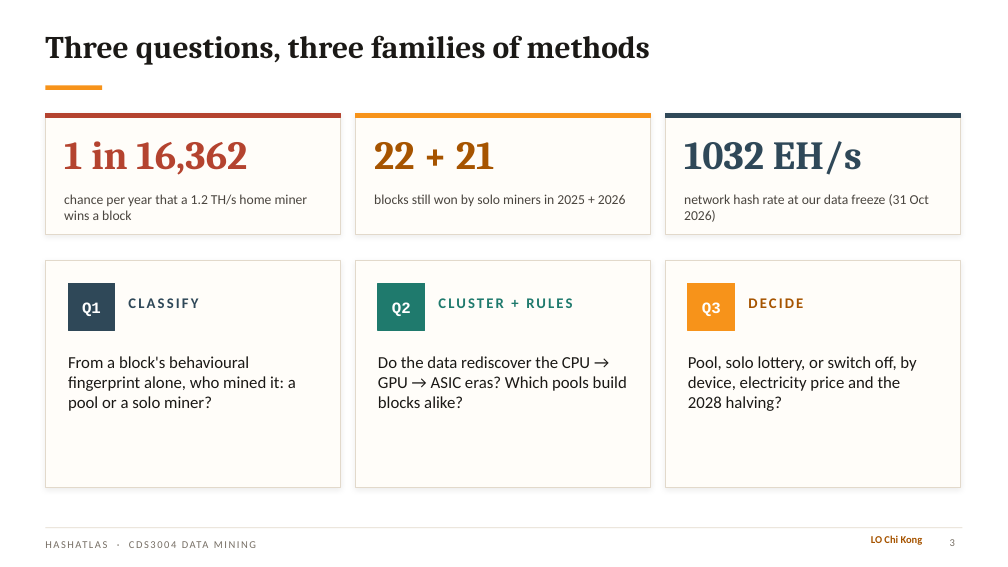
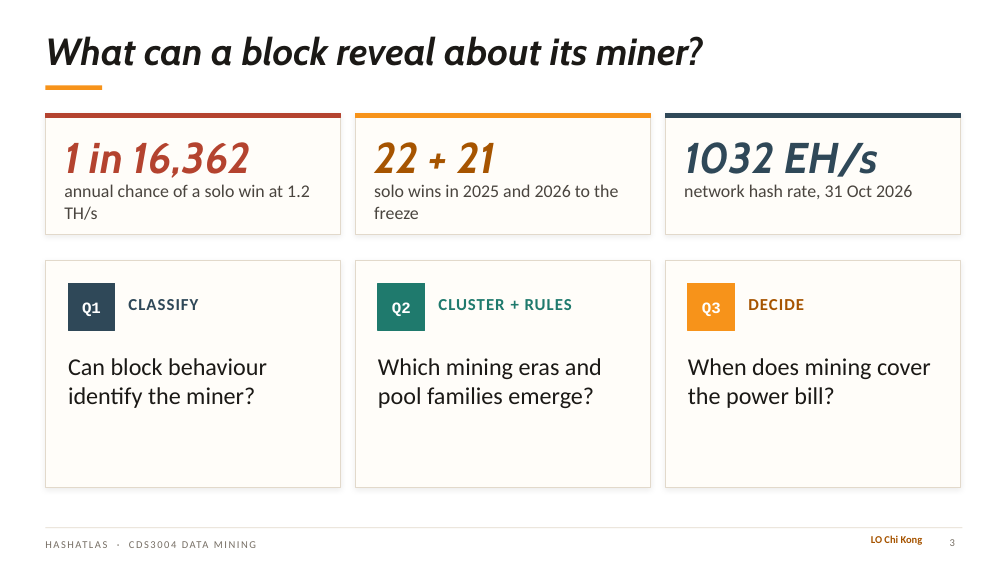
Before and after one commit to ansonlo-dev/HashAtlas, a slide deck: slide 3 of presentation/HashAtlas.pptx. Drawn at 1008x567 pixels with LibreOffice and Linux fonts; fonts in the diff are those of the drawing; background and template pictures are left out. Boxes give left, top, right and bottom in pixels: in the first picture for what was removed or moved away, otherwise in the second. Text is boxed around its words. In the diff, an @@ line names an element or a change of style, - is before the commit and + after.

```diff
--- a/presentation/HashAtlas.pptx
+++ b/presentation/HashAtlas.pptx
@@ title at (45,36,703,66): text changed; size 30 to 36 pt; font Cambria to Cabin; italic on @@
-Three questions, three families of methods
+What can a block reveal about its miner?
@@ size 38 to 41 pt, font Cambria to Cabin, italic on in 3 elements at (64,142,251,178), (374,142,495,173), (684,142,878,177) @@
@@ text at (64,184,310,220): text changed; size 13 to 17 pt @@
-chance per year that a 1.2 TH/s home miner wins a block
+annual chance of a solo win at 1.2 TH/s
@@ text at (374,184,618,219): text changed; size 13 to 17 pt @@
-blocks still won by solo miners in 2025 + 2026
+solo wins in 2025 and 2026 to the freeze
@@ text at (684,184,912,199): text changed; size 13 to 17 pt @@
-network hash rate at our data freeze (31 Oct 2026)
+network hash rate, 31 Oct 2026
@@ size 14 to 16 pt, letter spacing 2 to 1 pt in 3 elements at (128,299,198,310), (438,299,572,310), (748,299,804,310) @@
@@ text at (68,358,267,408): text changed; size 16 to 23 pt @@
-From a block's behavioural fingerprint alone, who mined it: a pool or a solo miner?
+Can block behaviour identify the miner?
@@ text at (378,358,602,408): text changed; size 16 to 23 pt @@
-Do the data rediscover the CPU → GPU → ASIC eras? Which pools build blocks alike?
+Which mining eras and pool families emerge?
@@ text at (688,358,931,408): text changed; size 16 to 23 pt @@
-Pool, solo lottery, or switch off, by device, electricity price and the 2028 halving?
+When does mining cover the power bill?
```
Also in this commit, not shown: 21 other slides changed, 1 slide added, 15 other files.
